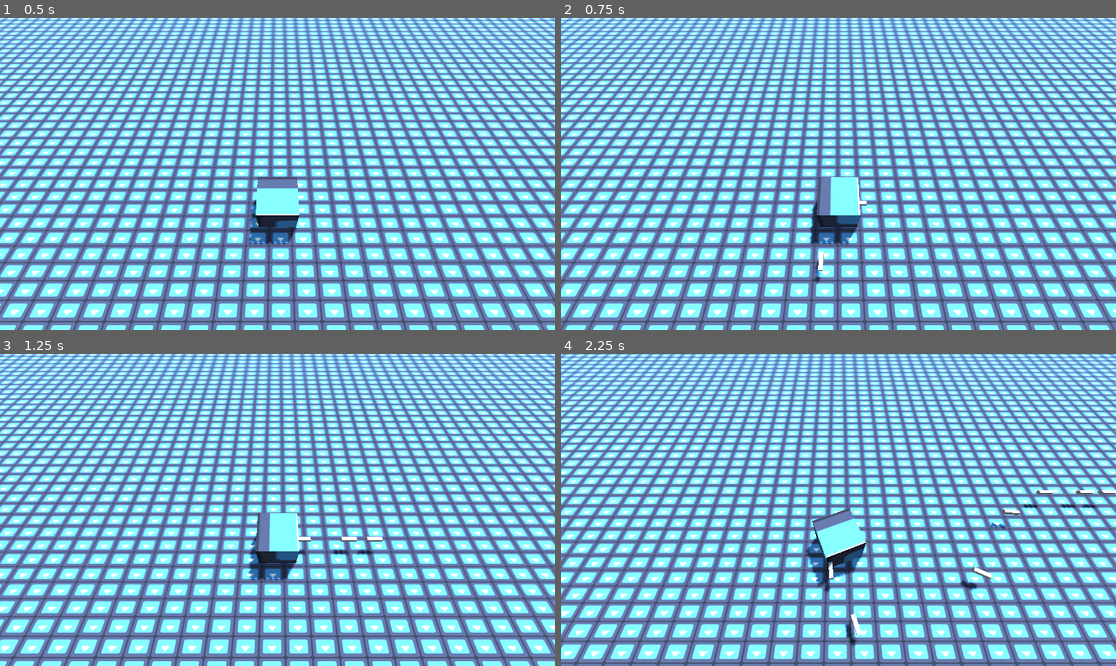
Above: before the commit, frames 1-4 (two rows, left to right).
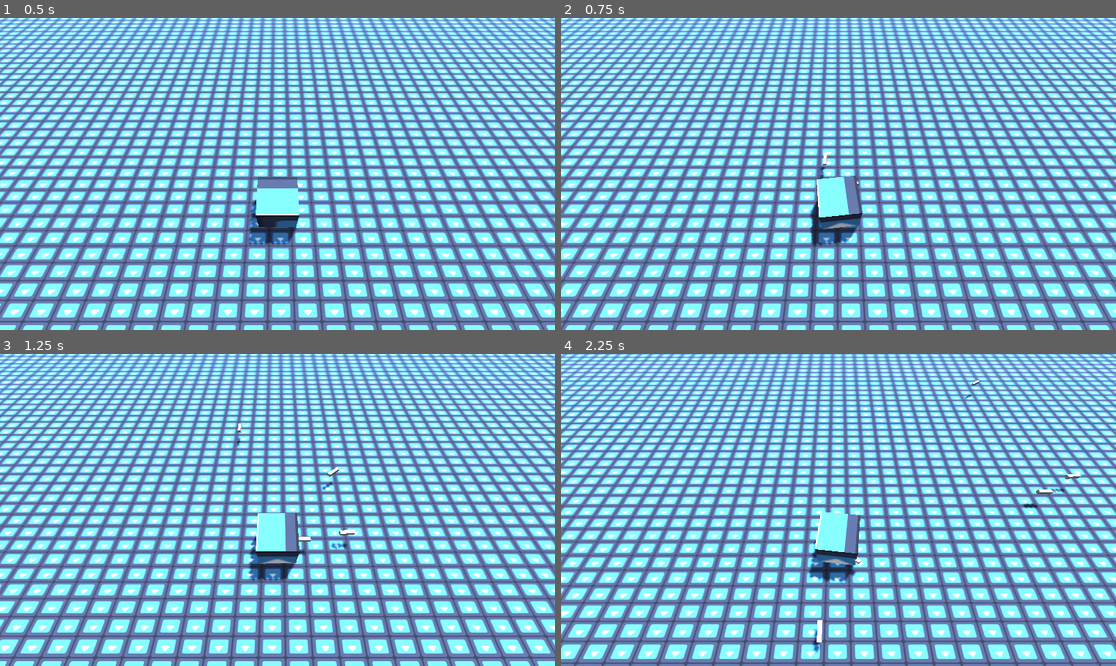
Above: after the commit, the same moments.

Repository: Username4D/Frameclash
Game: Godot game, scene res://scenes/arena_scene.tscn
Same seed, same stepped clock (60 frames per second), same inputs: the game is played once before the commit and once after it. The project has no main scene, so this scene is started directly. The engine's default icon, where the game draws it, is replaced by a stand-in: a white triangle on a blue panel in a dark square.
Inputs:
- Up to frame 1 (0.5 s): no input
- Up to frame 2 (0.75 s): tap Enter (ui_accept) at 0.5, 0.6 s; hold Right (ui_right) from 0.53 s (still down)
- Up to frame 3 (1.25 s): keep holding Right (ui_right); tap Enter (ui_accept) at 0.77, 1.07 s
- Up to frame 4 (2.25 s): release Right (ui_right) at 1.28 s; hold Down (ui_down) 1.28-2.03 s; tap Enter (ui_accept) at 1.35, 1.52, 1.82, 2.1 s; hold Right (ui_right) from 2.03 s (still down)

Frame 1 is identical in both runs. In frame 2, 1.0% of the frame differs, in the area x 44-56%, y 43-85%; in frame 3, 1.1%; in frame 4, 2.0%, in the area x 44-100%, y 8-96%.

Commit message:
added pathfinding enemys, improved player movement

Diff:
--- a/scenes/arena_scene.tscn
+++ b/scenes/arena_scene.tscn
@@ -53,6 +53,7 @@
 shape = SubResource("BoxShape3D_syn64")
 
 [node name="NavigationRegion3D" type="NavigationRegion3D" parent="."]
+transform = Transform3D(1, 0, 0, 0, 1, 0, 0, 0, 1, 0, -1, 0)
 navigation_mesh = SubResource("NavigationMesh_8k0nb")
 
 [node name="MeshInstance3D" type="MeshInstance3D" parent="NavigationRegion3D"]
@@ -62,5 +63,5 @@
 
 [node name="enemies" type="Node3D" parent="."]
 
-[node name="enemy" parent="." instance=ExtResource("3_v87wf")]
+[node name="enemy" parent="enemies" instance=ExtResource("3_v87wf")]
 transform = Transform3D(1, 0, 0, 0, 1, 0, 0, 0, 1, 7, 0, 11)
--- a/scenes/enemy.tscn
+++ b/scenes/enemy.tscn
@@ -16,4 +16,3 @@
 mesh = SubResource("BoxMesh_7p1mj")
 
 [node name="NavigationAgent3D" type="NavigationAgent3D" parent="."]
-path_postprocessing = 1
--- a/scripts/enemy.gd
+++ b/scripts/enemy.gd
@@ -1,10 +1,11 @@
 extends CharacterBody3D
 
-@export var movement_speed: float = 4.0
+@export var movement_speed: float = 0.75
 @onready var navigation_agent: NavigationAgent3D = get_node("NavigationAgent3D")
 
 func _ready() -> void:
 	navigation_agent.velocity_computed.connect(Callable(_on_velocity_computed))
+	update_position()
 
 func set_movement_target(movement_target: Vector3):
 	navigation_agent.set_target_position(movement_target)
@@ -28,5 +29,7 @@
 	move_and_slide()
 
 func update_position():
-	set_movement_target(self.get_parent().get_parent().get_node("player").position)
+	if self.get_parent().get_parent().get_node("player"):
+		set_movement_target(self.get_parent().get_parent().get_node("player").global_position)
+		print(self.get_parent().get_parent().get_node("player").global_position)
 	get_tree().create_timer(0.1).timeout.connect(update_position)
--- a/scripts/player.gd
+++ b/scripts/player.gd
@@ -8,8 +8,9 @@
 	var direction = Input.get_vector("ui_left", "ui_right", "ui_down", "ui_up").normalized()
 	ldirection = ldirection.move_toward(direction, 2 * delta)
 	velocity = Vector3(direction.x * speed * delta, velocity.y, direction.y * -1 * speed * delta)
-	$MeshInstance3D.look_at($MeshInstance3D.global_position + Vector3( - ldirection.x, 0, ldirection.y))
-
+	if direction.length_squared() > 0:
+		var target_rotation = direction.angle() - 0.5 * PI
+		$MeshInstance3D.rotation.y = lerp_angle($MeshInstance3D.rotation.y, target_rotation, 0.2)
 	velocity.y -= 1 * delta
 	move_and_slide()
 
@@ -18,5 +19,5 @@
 		var nbullet = bullet.instantiate()
 		nbullet.position = self.position
 
-		nbullet.rotation = $MeshInstance3D.rotation
+		nbullet.rotation = $MeshInstance3D.rotation  - Vector3(0,PI, 0)
 		self.get_parent().add_child(nbullet)
